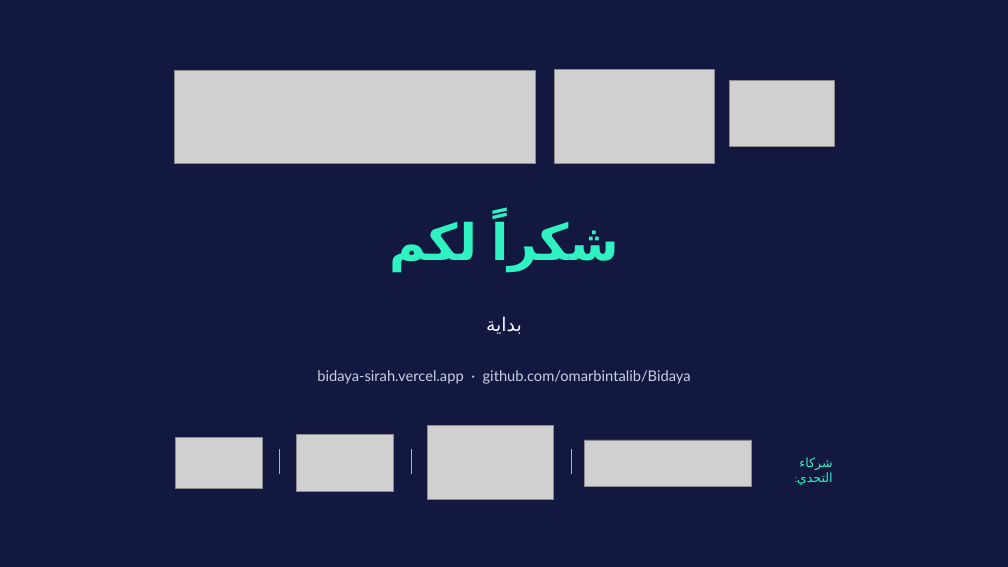
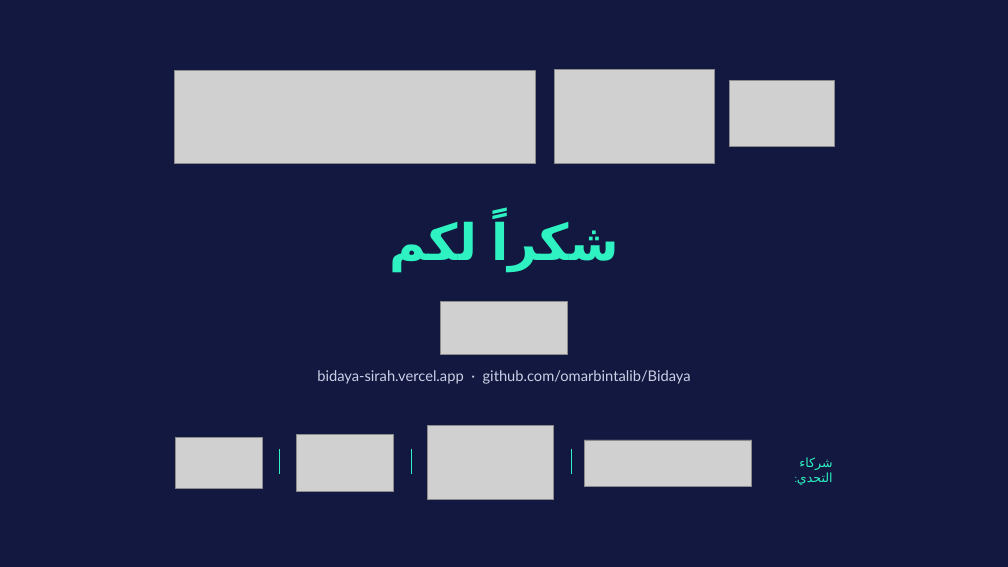
Before and after one commit to omarbintalib/Bidaya, a slide deck: slide 17 of docs/proposal/Bidaya_presentation.pptx. Drawn at 1008x567 pixels with LibreOffice and Linux fonts; fonts in the diff are those of the drawing; grey boxes stand for pictures; background and template pictures are left out. Boxes give left, top, right and bottom in pixels: in the first picture for what was removed or moved away, otherwise in the second. Text is boxed around its words. In the diff, an @@ line names an element or a change of style, - is before the commit and + after.

```diff
--- a/docs/proposal/Bidaya_presentation.pptx
+++ b/docs/proposal/Bidaya_presentation.pptx
@@ picture added at (440,301,567,354) @@
@@ text removed at (486,316,522,334) @@
-بداية
```
Also in this commit, not shown: 3 other slides changed, 3 other files.
